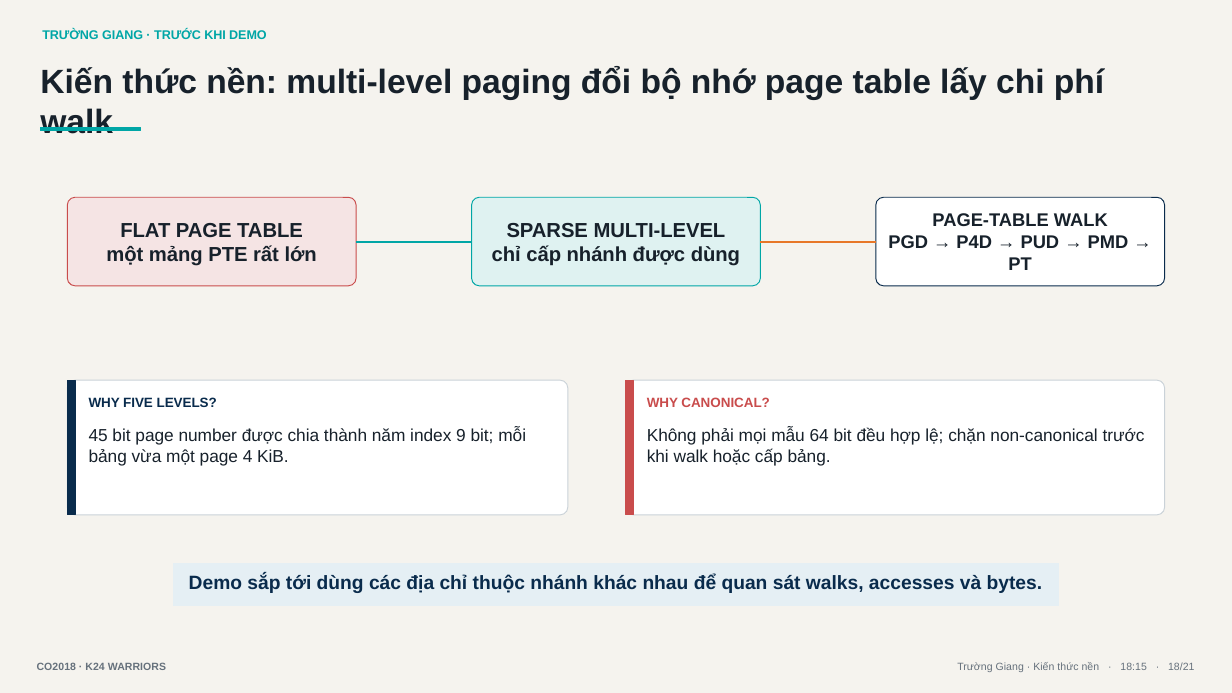
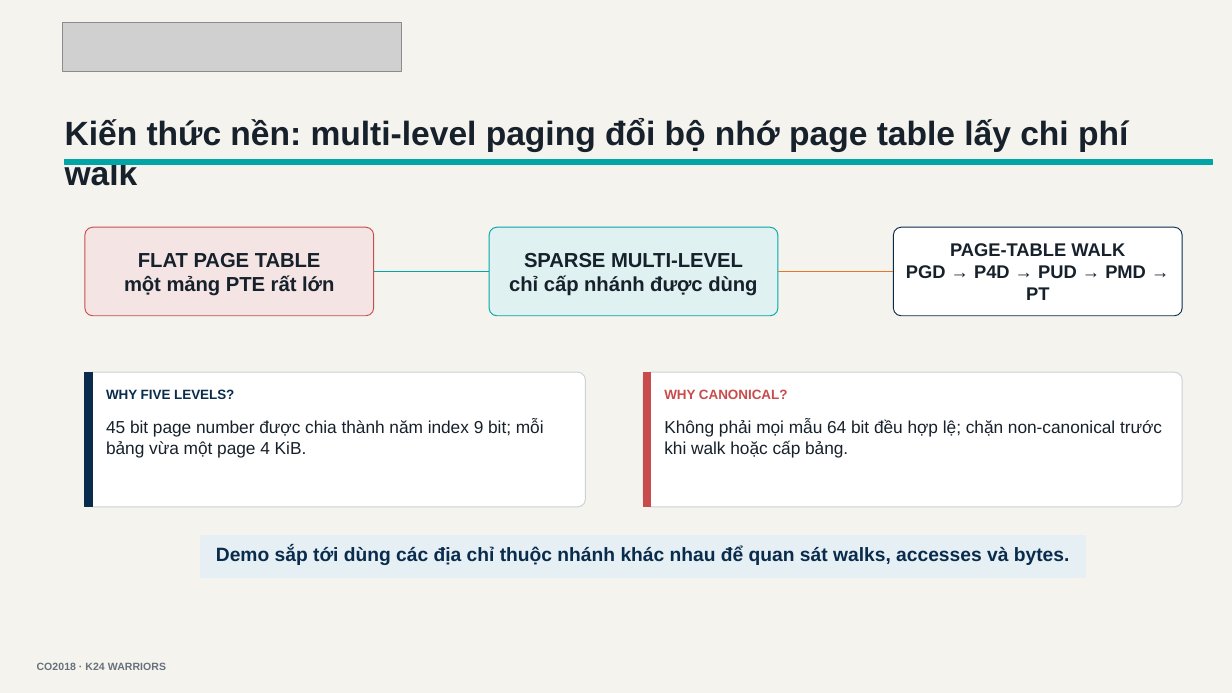
Before and after one commit to tranbaoanh21/os-assignment, a slide deck: slide 18 of os_simulator_demo_slides.pptx (slide 16 before the commit). Drawn at 1232x693 pixels with LibreOffice and Linux fonts; fonts in the diff are those of the drawing; grey boxes stand for pictures. Boxes give left, top, right and bottom in pixels: in the first picture for what was removed or moved away, otherwise in the second. Text is boxed around its words. In the diff, an @@ line names an element or a change of style, - is before the commit and + after.

Commit message:
prepare final live demo with paging tests

```diff
--- a/os_simulator_demo_slides.pptx
+++ b/os_simulator_demo_slides.pptx
@@ rectangle removed at (x1=41, y1=23, x2=329, y2=50) @@
-TRƯỜNG GIANG · TRƯỚC KHI DEMO
@@ picture added at (x1=63, y1=22, x2=402, y2=71) @@
@@ rectangle "Kiến thức nền: multi-level paging ..." moved from (x1=39, y1=55, x2=1189, y2=123) to (x1=63, y1=108, x2=1214, y2=176) @@
@@ rectangle resized from (x1=41, y1=128, x2=140, y2=131) to (x1=65, y1=160, x2=1214, y2=165) @@
@@ rectangle at (x1=65, y1=160, x2=1214, y2=165): mirrored @@
@@ 3 rounded rectangles moved together from (x1=67, y1=198, x2=1165, y2=287) to (x1=85, y1=227, x2=1182, y2=316) @@
@@ line moved from (356, 241) - (471, 241) to (373, 272) - (489, 272) @@
@@ line moved from (761, 241) - (876, 241) to (778, 272) - (894, 272) @@
@@ 2 rectangles, 1 rounded rectangle moved together from (x1=67, y1=380, x2=1153, y2=515) to (x1=85, y1=372, x2=1171, y2=507) @@
@@ 2 rectangles, 1 rounded rectangle moved together from (x1=87, y1=380, x2=1165, y2=515) to (x1=104, y1=372, x2=1182, y2=507) @@
@@ rectangle "45 bit page number được ..." moved from (x1=87, y1=422, x2=556, y2=506) to (x1=104, y1=415, x2=574, y2=498) @@
@@ rectangle "Không phải mọi mẫu 64 ..." moved from (x1=645, y1=422, x2=1153, y2=506) to (x1=663, y1=415, x2=1171, y2=498) @@
@@ rectangle "Demo sắp tới dùng các ..." moved from (x1=174, y1=563, x2=1059, y2=605) to (x1=201, y1=535, x2=1086, y2=578) @@
@@ rectangle removed at (x1=818, y1=658, x2=1197, y2=679) @@
-Trường Giang · Kiến thức nền · 18:15 · 18/21
```
Also in this commit, not shown: 16 other slides changed, 3 slides added, 1 slide removed, 14 other files.
